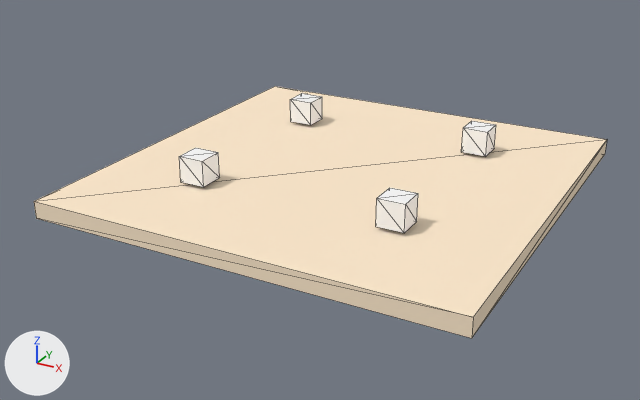
One commit to the glTF model src/assets/levels/testLevel.glb: the scene before it, then after it.
Camera for both pictures: a 50 mm camera at (257.0, -503.0, 234.0) aimed at (-10.0, -18.0, -9.0). Lighting does not change. The marker at lower left points along +X, +Y and +Z. Mesh edges are drawn as thin lines. Where no turn or scale is listed for an object, it has been applied to the vertices.

Objects in the first picture: 'Ground', 'UndestructibleBlock', 'UndestructibleBlock.001', 'UndestructibleBlock.002', 'UndestructibleBlock.003'.
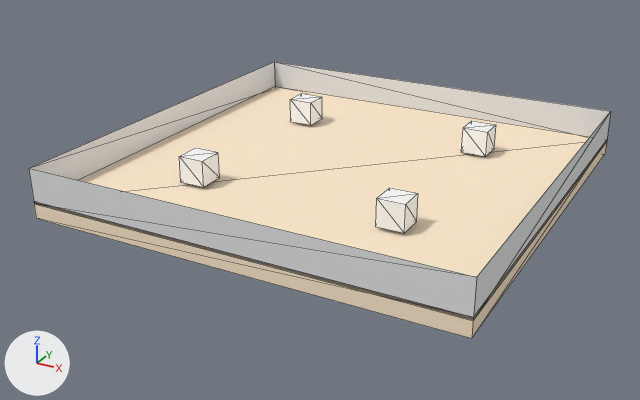
Commit message: Adding level boundaries

Location of each change, [x1, y1, x2, y2] in pixels of the pictures (640 x 400 px):
```json
{"object": "Walls", "change": "added", "after": [29, 62, 611, 320]}
```

The change, as JSON lines over the scene's bpy script:
```json
{"op": "add", "block": "me_plane_001", "code": ["me_plane_001 = bpy.data.meshes.new('Plane.001')", "me_plane_001.from_pydata([(-144.0, -144.0, 22.0), (144.0, -144.0, 22.0), (-144.0, 144.0, 22.0), (144.0, 144.0, 22.0), (-144.0, -144.0, -1.0), (144.0, -144.0, -1.0), (-144.0, 144.0, -1.0), (144.0, 144.0, -1.0)], [], [(4, 6, 7), (4, 7, 5), (0, 4, 6), (0, 6, 2), (1, 5, 4), (1, 4, 0), (3, 7, 5), (3, 5, 1), (2, 6, 7), (2, 7, 3)])"]}
{"op": "add", "block": "ob_walls", "code": ["ob_walls = bpy.data.objects.new('Walls', me_plane_001)", "ob_walls.location = (0.0, 0.0, 10.0)"]}
```
